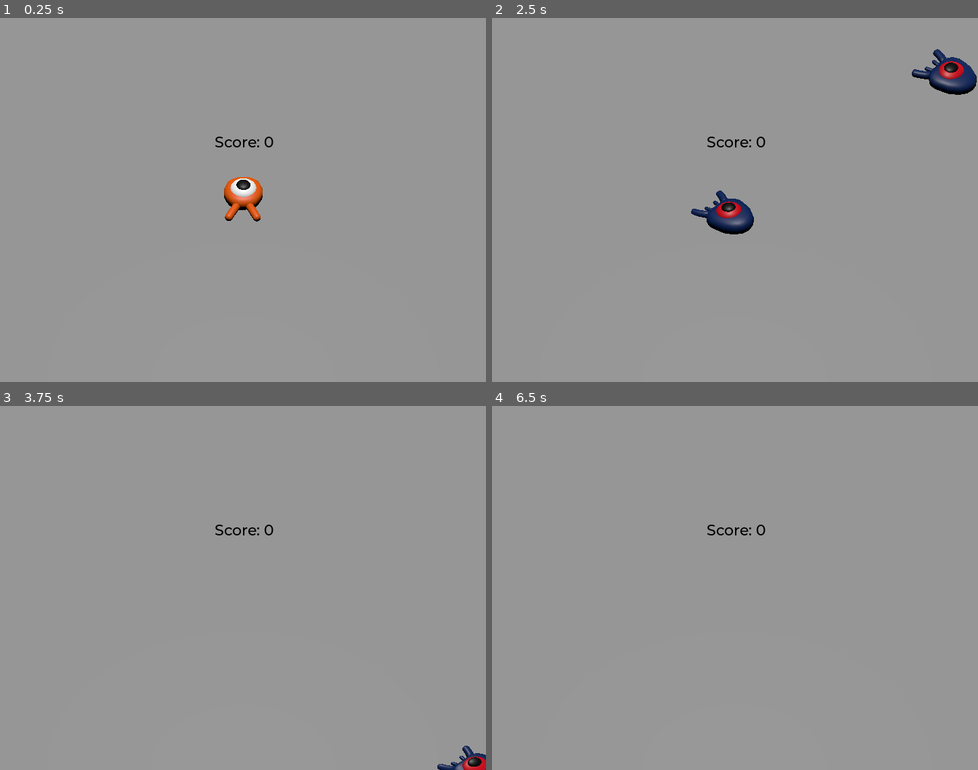
Above: before the commit, frames 1-4 (two rows, left to right).
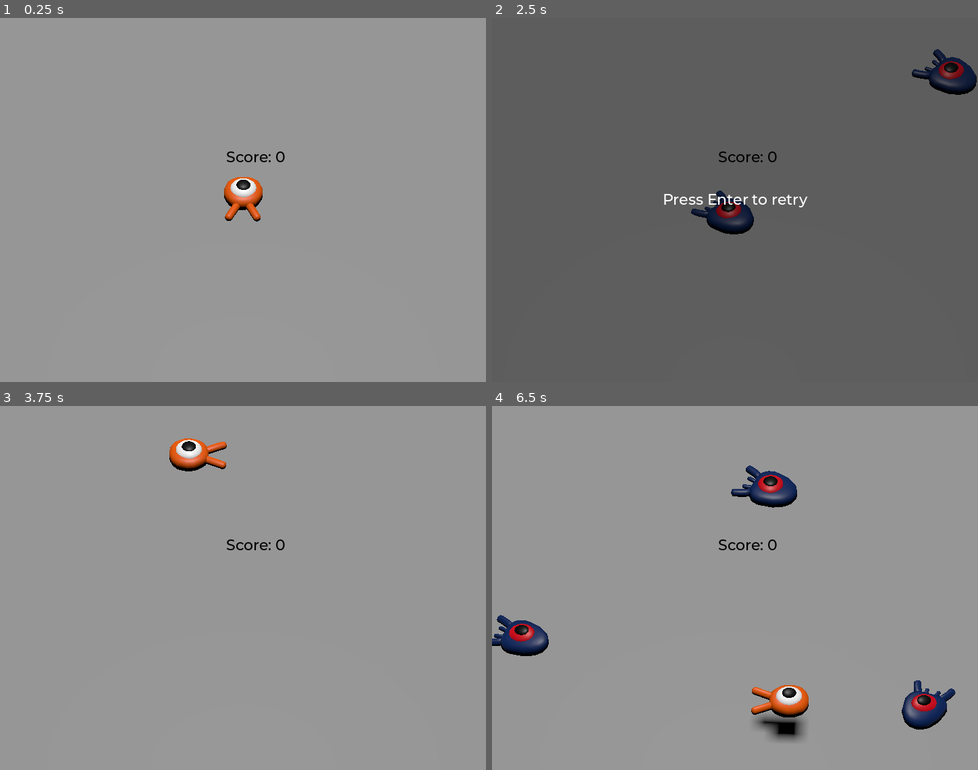
Above: after the commit, the same moments.

Repository: RajendrasinhParmar/squash-the-creeps-godot-3d
Game: Godot game, scene res://main.tscn
Same seed, same stepped clock (60 frames per second), same inputs: the game is played once before the commit and once after it.
Inputs:
- Up to frame 1 (0.25 s): no input
- Up to frame 2 (2.5 s): tap Enter (ui_accept) at 0.5, 1.35 s; hold Right (move_right) 0.53-1.28 s; hold Enter (ui_accept) 0.53-1.28 s; tap Space (jump) at 0.77, 1.52 s; hold Down (move_back) 1.28-2.03 s; hold Right (move_right) from 2.03 s (still down); hold Enter (ui_accept) from 2.03 s (still down)
- Up to frame 3 (3.75 s): release Right (move_right) at 2.78 s; release Enter (ui_accept) at 2.78 s; hold Up (move_forward) 2.78-3.53 s; tap Enter (ui_accept) at 2.85 s; tap Space (jump) at 3.02 s; hold Left (move_left) from 3.53 s (still down); hold Enter (ui_accept) from 3.53 s (still down)
- Up to frame 4 (6.5 s): tap Space (jump) at 3.77, 4.52, 6.02 s; release Enter (ui_accept) at 4.28 s; tap Enter (ui_accept) at 4.35, 5.85 s; release Left (move_left) at 5.03 s; hold Down (move_back) 5.03-5.78 s; hold Enter (ui_accept) 5.03-5.78 s; hold Right (move_right) from 5.78 s (still down)

The runs differ from the first frame. In frame 1, 0.3% of the frame differs, in the area x 44-59%, y 32-40%; in frame 2, 99%, in the area x 0-100%, y 0-100%; in frame 3, 1.4%; in frame 4, 4.3%.

Commit message:
feat: implement retry mechanism and add music

Diff:
--- a/main.gd
+++ b/main.gd
@@ -4,7 +4,7 @@
 
 # Called when the node enters the scene tree for the first time.
 func _ready():
-	pass # Replace with function body.
+	$UserInterface/Retry.hide()
 
 
 # Called every frame. 'delta' is the elapsed time since the previous frame.
@@ -34,3 +34,8 @@
 
 func _on_player_hit():
 	$MobTimer.stop()
+	$UserInterface/Retry.show()
+
+func _unhandled_input(event):
+	if event.is_action_pressed("ui_accept") and $UserInterface/Retry.visible:
+		get_tree().reload_current_scene()
--- a/main.tscn
+++ b/main.tscn
@@ -88,20 +88,46 @@
 
 [node name="UserInterface" type="Control" parent="."]
 layout_mode = 3
-anchors_preset = 0
-offset_right = 40.0
-offset_bottom = 40.0
+anchors_preset = 15
+anchor_right = 1.0
+anchor_bottom = 1.0
+grow_horizontal = 2
+grow_vertical = 2
 theme = SubResource("Theme_hjt4m")
 
 [node name="ScoreLabel" type="Label" parent="UserInterface"]
 layout_mode = 0
-offset_left = 318.0
-offset_top = 170.0
-offset_right = 379.0
-offset_bottom = 196.0
+offset_left = 335.0
+offset_top = 192.0
+offset_right = 423.0
+offset_bottom = 223.0
 theme_override_colors/font_color = Color(0, 0, 0, 1)
 text = "Score: 0"
 script = ExtResource("5_uvtou")
 
+[node name="Retry" type="ColorRect" parent="UserInterface"]
+layout_mode = 1
+anchors_preset = 15
+anchor_right = 1.0
+anchor_bottom = 1.0
+grow_horizontal = 2
+grow_vertical = 2
+color = Color(0, 0, 0, 0.376471)
+
+[node name="Label" type="Label" parent="UserInterface/Retry"]
+layout_mode = 1
+anchors_preset = 8
+anchor_left = 0.5
+anchor_top = 0.5
+anchor_right = 0.5
+anchor_bottom = 0.5
+offset_left = -106.5
+offset_top = -15.5
+offset_right = 106.5
+offset_bottom = 15.5
+grow_horizontal = 2
+grow_vertical = 2
+text = "Press Enter to retry"
+
 [connection signal="hit" from="Player" to="." method="_on_player_hit"]
 [connection signal="timeout" from="MobTimer" to="." method="_on_mob_timer_timeout"]
--- /dev/null
+++ b/music_player.tscn
@@ -0,0 +1,7 @@
+[gd_scene load_steps=2 format=3 uid="uid://buv1a35rkm1eq"]
+
+[ext_resource type="AudioStream" uid="uid://buhq6stijehfr" path="res://art/House In a Forest Loop.ogg" id="1_5lgy3"]
+
+[node name="MusicPlayer" type="AudioStreamPlayer"]
+stream = ExtResource("1_5lgy3")
+autoplay = true
--- a/project.godot
+++ b/project.godot
@@ -14,6 +14,10 @@
 run/main_scene="res://main.tscn"
 config/features=PackedStringArray("4.1")
 config/icon="res://icon.png"
+
+[autoload]
+
+MusicPlayer="*res://music_player.tscn"
 
 [display]
 
